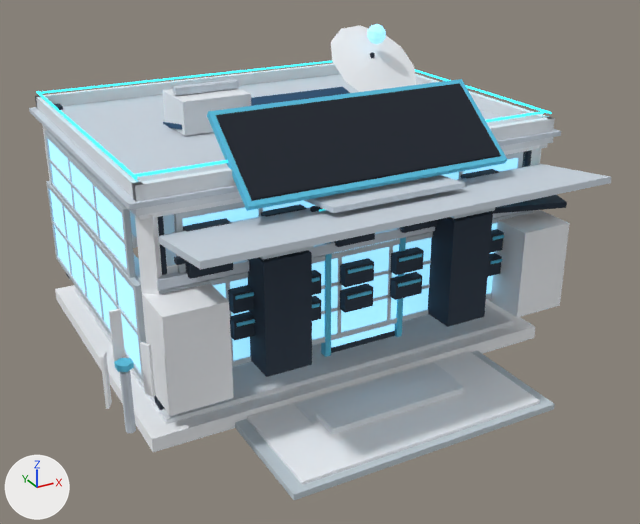
Before and after pictures for a commit that changed the glTF model server/src/main/resources/public/models/computer-site.glb.
The view is the same before and after, from a 50 mm camera at (-3.39, -6.85, 3.95) aimed at (0.0, -0.69, 0.87). Lighting does not change. The marker at lower left points along +X, +Y and +Z. The older version comes first. Where no turn or scale is listed for an object, it has been applied to the vertices. Vertices at exactly the same position are counted once.

Objects in the first picture: 'antenna', 'base', 'canopy', 'interior_sil', 'massing', 'mullions', 'plaza', 'racks', 'roof', 'sign', 'sign_face', 'windows_glow' and 7 more.
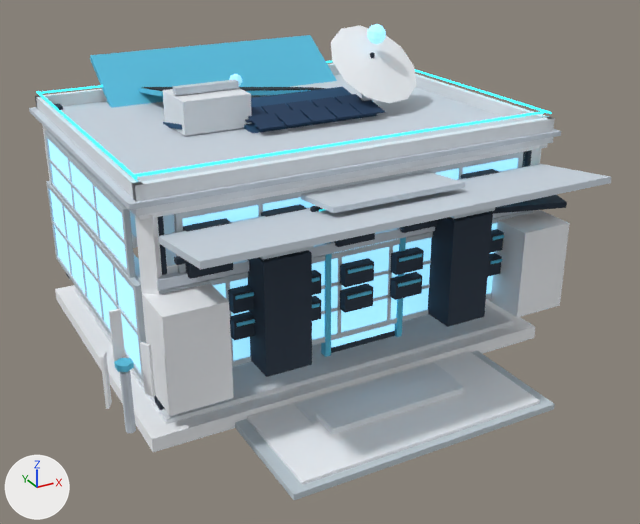
What changed in the scene script:
```text
Change me_sign:
    used by ob_sign; location = (0.0, 0.0, 0.0)
    remove me_sign.from_pydata(...)  # 16 vertices, 24 faces; spans x -1.11..1.11, y -1.7..-1.03, z 1.85..2.4
    add me_sign.from_pydata(...)  # 32 vertices, 48 faces; spans x -1.19..1.19, y 0.63..1.73, z 1.83..2.35
    me_sign part 1: the loose piece of 8 vertices spanning x -1.11..1.11, y -1.7..-1.03, z 1.85..2.4 is scaled about its middle by (1.07, -1.15, -0.946), then moved by (0.0, 2.71, -0.04)
    me_sign part 2: the loose piece of 8 vertices spanning x -1.07..1.07, y -1.67..-1.08, z 1.9..2.38 is scaled about its middle by (1.07, -1.15, -0.952), then moved by (0.0, 2.73, -0.04)
    me_sign part 3
    16 vertices are added at x -0.88..0.92, y 0.63..1.33, z 1.86..2.18
    12 new faces join them, mat_lab_accent (cyan #5ec8e8)
    12 new faces join them, mat_sign (black #0e1a28)
Change me_sign_face:
    used by ob_sign_face; location = (0.0, 0.0, 0.0)
    verts and faces of me_sign_face; kept vertices keep their numbers, new ones are numbered from 4
    before: 0 (-1.06, -1.67, 1.93) at pixel (253, 198), 1 (1.06, -1.67, 1.93) at pixel (500, 154), 2 (1.06, -1.11, 2.38) at pixel (459, 83), 3 (-1.06, -1.11, 2.38) at pixel (217, 115)
    remove me_sign_face.from_pydata(...)  # 4 vertices, 2 faces; spans x -1.06..1.06, y -1.67..-1.11, z 1.93..2.38
    add me_sign_face.from_pydata(...)  # 8 vertices, 4 faces; spans x -1.14..1.14, y 0.67..1.69, z 1.91..2.33
    me_sign_face part 4
    add delete_vertices([*range(0, 4)])  # with the faces that use them
    me_sign_face part 5
    add verts[4] = (-1.14, 1.69, 2.33)  # pixel (95, 56)
    add verts[5] = (1.14, 1.69, 2.33)  # pixel (306, 37)
    add verts[6] = (1.14, 1.04, 1.91)
    add verts[7] = (-1.14, 1.04, 1.91)
    add verts[8] = (-0.84, 1.28, 2.09)  # pixel (142, 86)
    add verts[9] = (0.87, 1.28, 1.92)
    add verts[10] = (0.88, 0.67, 2.01)  # pixel (332, 88)
    add verts[11] = (-0.83, 0.67, 2.18)  # pixel (164, 90)
    add faces += [(4, 5, 6), (4, 6, 7), (8, 9, 10), (8, 10, 11)]
```

Location of each change, [x1, y1, x2, y2] in pixels of the pictures (640 x 524 px; the box of a moved part takes in the faces that stretch with it):
'sign_face', reshaped: before [218, 84, 500, 199]; after [146, 87, 327, 90]
'sign', reshaped: before [207, 79, 508, 211]; after [90, 35, 337, 108]
part 1 of me_sign, moved or reshaped: before [207, 79, 508, 211]; after [90, 35, 337, 108]
part 2 of me_sign, moved or reshaped (not visible afterwards): before [216, 83, 501, 201]
part 3 of me_sign, added: after [138, 87, 319, 96]
part 4 of me_sign_face, deleted (black): before [218, 84, 500, 199]
part 5 of me_sign_face, added: after [146, 87, 327, 90]
